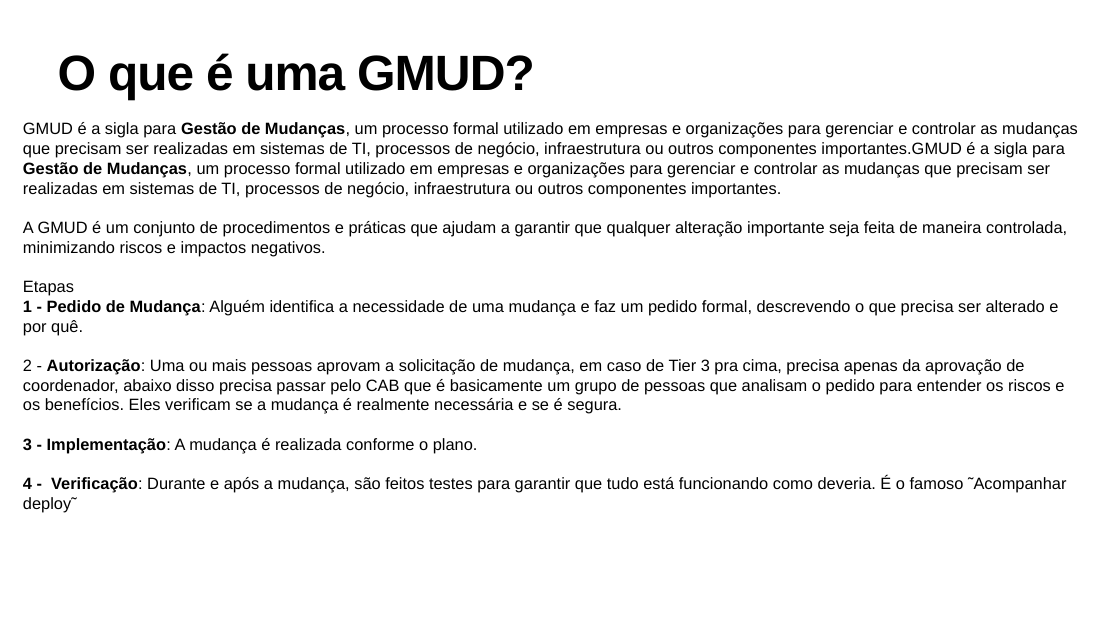
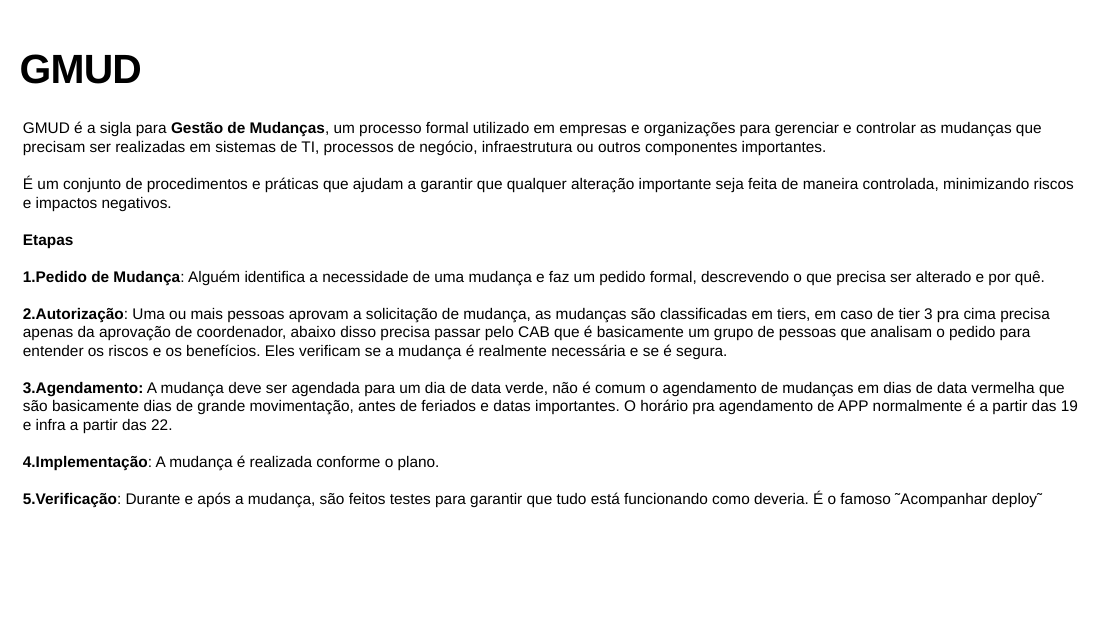
Before and after one commit to snowgui/Digimon-API-Test, a slide deck: slide 2 of aula-tech/aula-tech.pptx. Drawn at 1120x630 pixels with LibreOffice and Linux fonts; fonts in the diff are those of the drawing; background and template pictures are left out. Boxes give left, top, right and bottom in pixels: in the first picture for what was removed or moved away, otherwise in the second. Text is boxed around its words. In the diff, an @@ line names an element or a change of style, - is before the commit and + after.

```diff
--- a/aula-tech/aula-tech.pptx
+++ b/aula-tech/aula-tech.pptx
@@ title at <box>20,54,142,84</box>: text changed; size 85 to 70 pt @@
-O que é uma GMUD?
+GMUD
@@ text at <box>23,121,1074,211</box>: text changed; size 28.1 to 26.5 pt @@
-GMUD é a sigla para Gestão de Mudanças, um processo formal utilizado em empresas e organizações para gerenciar e controlar as mudanças que precisam ser realizadas em sistemas de TI, processos de negócio, infraestrutura ou outros componentes importantes.GMUD é a sigla para Gestão de Mudanças, um processo formal utilizado em empresas e organizações para gerenciar e controlar as mudanças que precisam ser realizadas em sistemas de TI, processos de negócio, infraestrutura ou outros componentes importantes.
-A GMUD é um conjunto de procedimentos e práticas que ajudam a garantir que qualquer alteração importante seja feita de maneira controlada, minimizando riscos e impactos negativos.
+GMUD é a sigla para Gestão de Mudanças, um processo formal utilizado em empresas e organizações para gerenciar e controlar as mudanças que precisam ser realizadas em sistemas de TI, processos de negócio, infraestrutura ou outros componentes importantes.
+É um conjunto de procedimentos e práticas que ajudam a garantir que qualquer alteração importante seja feita de maneira controlada, minimizando riscos e impactos negativos.
@@ text at <box>23,234,73,248</box>: size 28.1 to 26.5 pt, bold on in "Etapas" @@
@@ text at <box>23,270,1078,507</box>: text changed; size 28.1 to 26.5 pt @@
-1 - Pedido de Mudança: Alguém identifica a necessidade de uma mudança e faz um pedido formal, descrevendo o que precisa ser alterado e por quê.
-2 - Autorização: Uma ou mais pessoas aprovam a solicitação de mudança, em caso de Tier 3 pra cima, precisa apenas da aprovação de coordenador, abaixo disso precisa passar pelo CAB que é basicamente um grupo de pessoas que analisam o pedido para entender os riscos e os benefícios. Eles verificam se a mudança é realmente necessária e se é segura.
-3 - Implementação: A mudança é realizada conforme o plano.
-4 - Verificação: Durante e após a mudança, são feitos testes para garantir que tudo está funcionando como deveria. É o famoso ˜Acompanhar deploy˜
+1.Pedido de Mudança: Alguém identifica a necessidade de uma mudança e faz um pedido formal, descrevendo o que precisa ser alterado e por quê.
+2.Autorização: Uma ou mais pessoas aprovam a solicitação de mudança, as mudanças são classificadas em tiers, em caso de tier 3 pra cima precisa apenas da aprovação de coordenador, abaixo disso precisa passar pelo CAB que é basicamente um grupo de pessoas que analisam o pedido para entender os riscos e os benefícios. Eles verificam se a mudança é realmente necessária e se é segura.
+3.Agendamento: A mudança deve ser agendada para um dia de data verde, não é comum o agendamento de mudanças em dias de data vermelha que são basicamente dias de grande movimentação, antes de feriados e datas importantes. O horário pra agendamento de APP normalmente é a partir das 19 e infra a partir das 22.
+4.Implementação: A mudança é realizada conforme o plano.
+5.Verificação: Durante e após a mudança, são feitos testes para garantir que tudo está funcionando como deveria. É o famoso ˜Acompanhar deploy˜
```
Also in this commit, not shown: 7 other slides changed, 2 other files.
